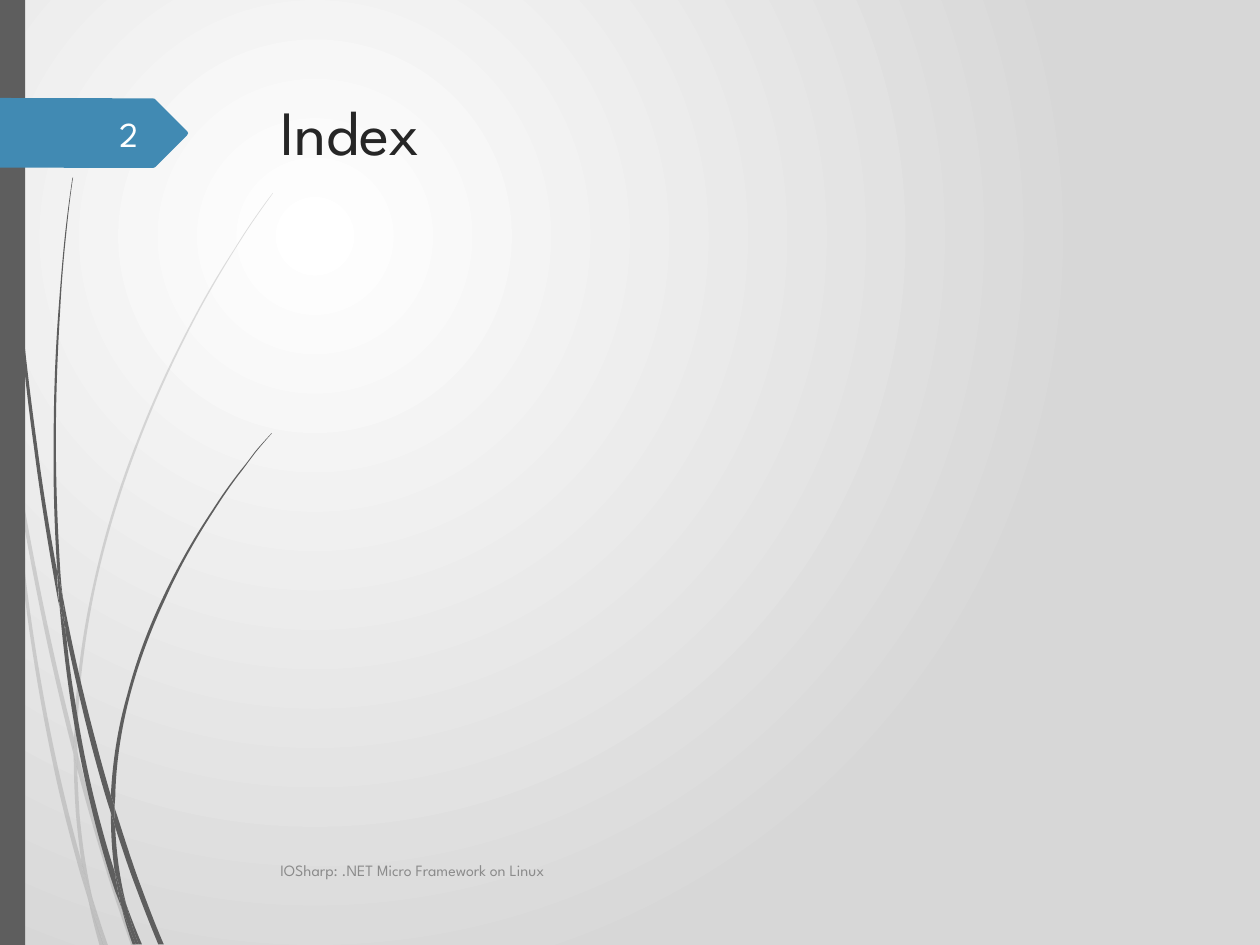
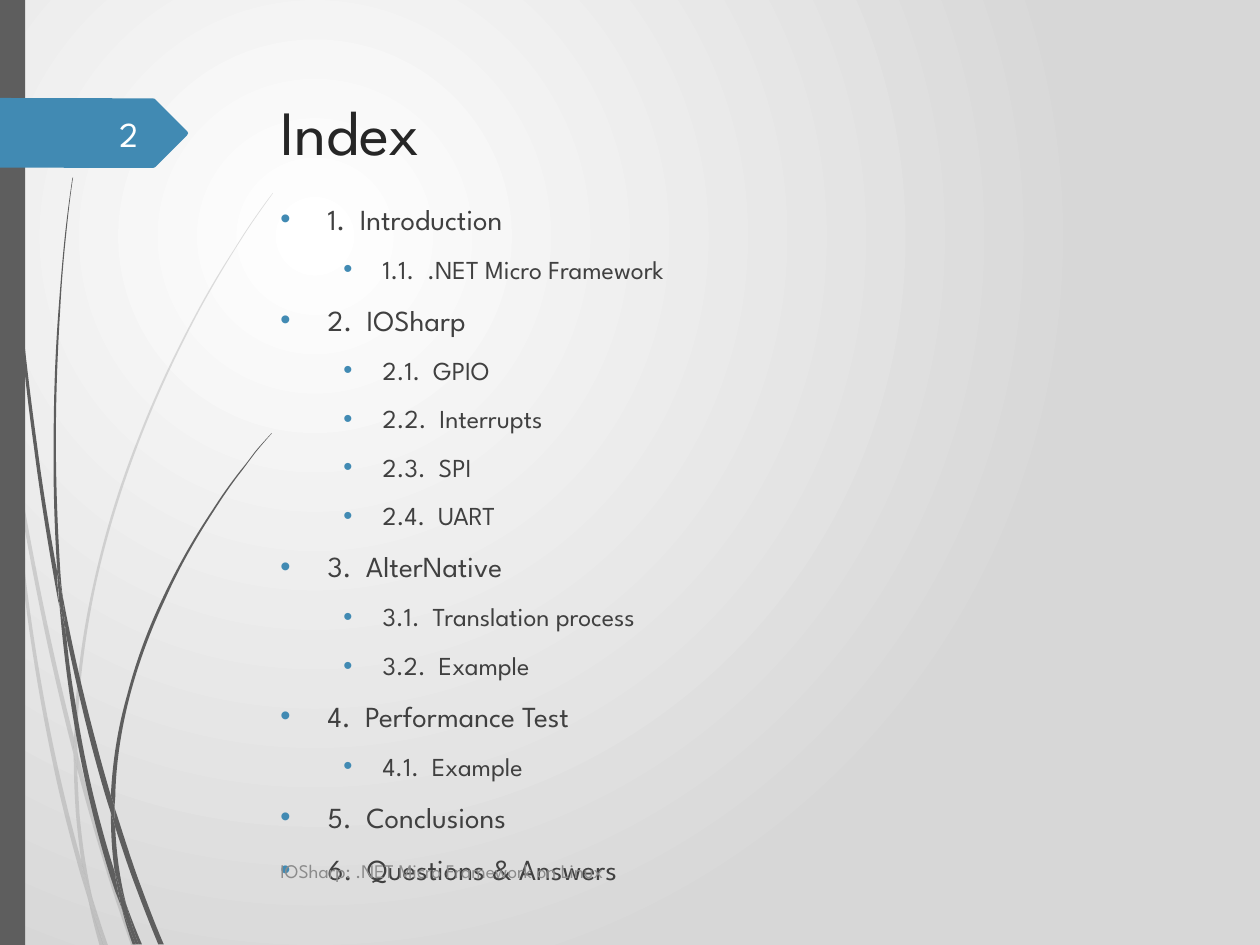
Before and after one commit to GerardSoleCa/BachelorThesisMisc, a slide deck: slide 2 of ThesisDoc/IOSharp.pptx. Drawn at 1260x945 pixels with LibreOffice and Linux fonts; fonts in the diff are those of the drawing; background and template pictures are left out. Boxes give left, top, right and bottom in pixels: in the first picture for what was removed or moved away, otherwise in the second. Text is boxed around its words. In the diff, an @@ line names an element or a change of style, - is before the commit and + after.

```diff
--- a/ThesisDoc/IOSharp.pptx
+++ b/ThesisDoc/IOSharp.pptx
@@ text added at box(328, 210, 635, 883), 14.8 pt, text #404040 @@
+• 1. Introduction
+  • 1.1. .NET Micro Framework
+• 2. IOSharp
+  • 2.1. GPIO
+  • 2.2. Interrupts
+  • 2.3. SPI
+  • 2.4. UART
+• 3. AlterNative
+  • 3.1. Translation process
+  • 3.2. Example
+• 4. Performance Test
+  • 4.1. Example
+• 5. Conclusions
+• 6. Questions & Answers
@@ text "IOSharp: .NET Micro Framework on ..." at box(399, 860, 603, 881): size 9 to 11 pt @@
```
Also in this commit, not shown: 15 other slides changed, 1 slide added, 11 other files.
